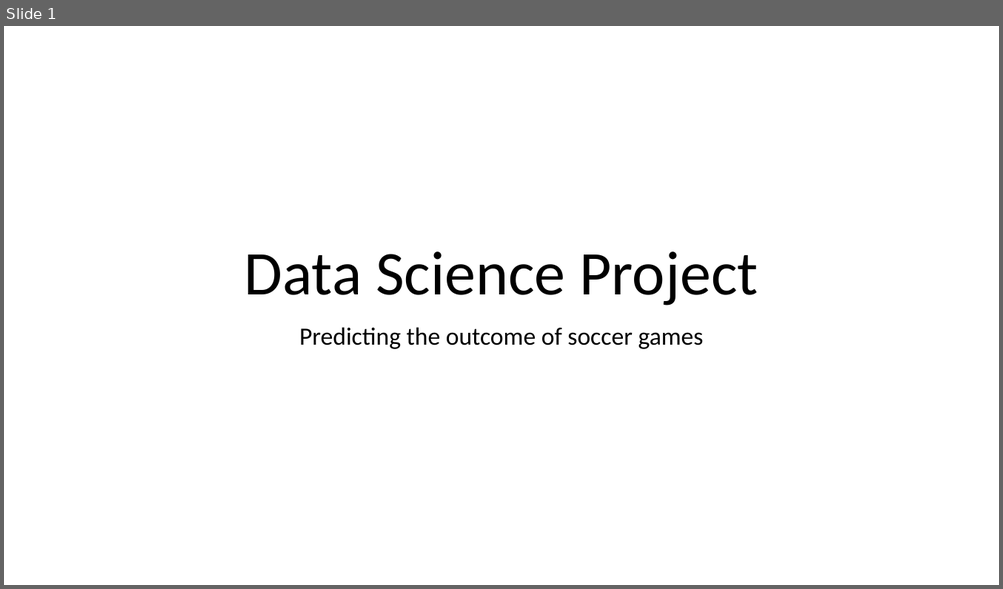
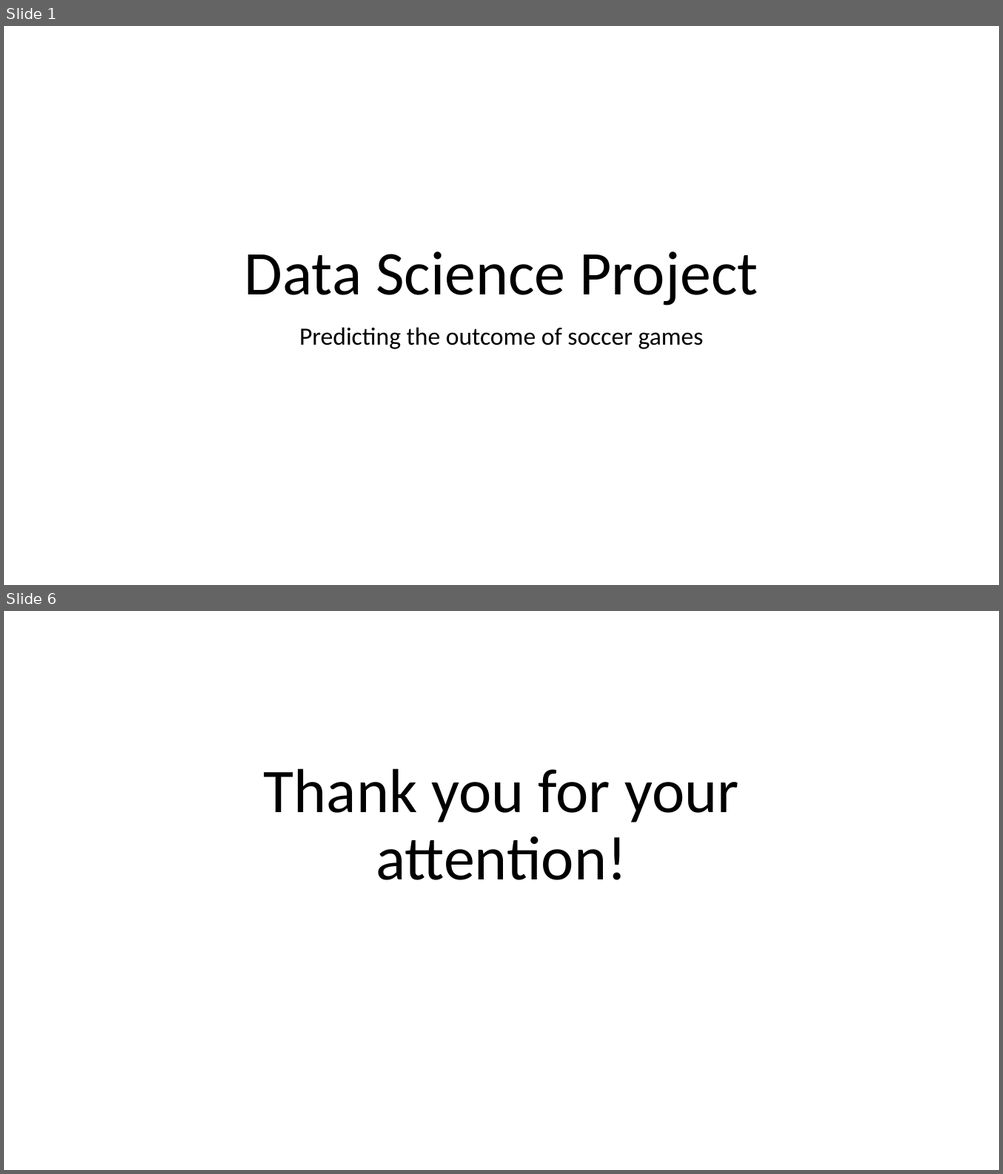
Before and after one commit to Khaledjallouli/project, a slide deck: presentationForFutureStudents/presentationFutureStudents.pptx. Shown one above the other, each under a label of ours: slide 1 before the commit, slides 1 and 6 after it; the slides between them are not shown. The pictures are 1003x589 and 1003x1174 pixels, drawn with LibreOffice and Linux fonts; fonts in the diff are those of the drawing; background and template pictures are left out. Boxes give left, top, right and bottom in pixels: in the first picture for what was removed or moved away, otherwise in the second. Text is boxed around its words. In the diff, an @@ line names an element or a change of style, - is before the commit and + after.

```diff
--- a/presentationForFutureStudents/presentationFutureStudents.pptx
+++ b/presentationForFutureStudents/presentationFutureStudents.pptx
@@ slide 6 added at (x1=4, y1=611, x2=999, y2=1170), background #FFFFFF @@
@@ title added at (x1=264, y1=769, x2=739, y2=880), 60 pt, text #000000 @@
+Thank you for your attention!
```
Also in this commit, not shown: 4 slides changed, 18 slides removed.
